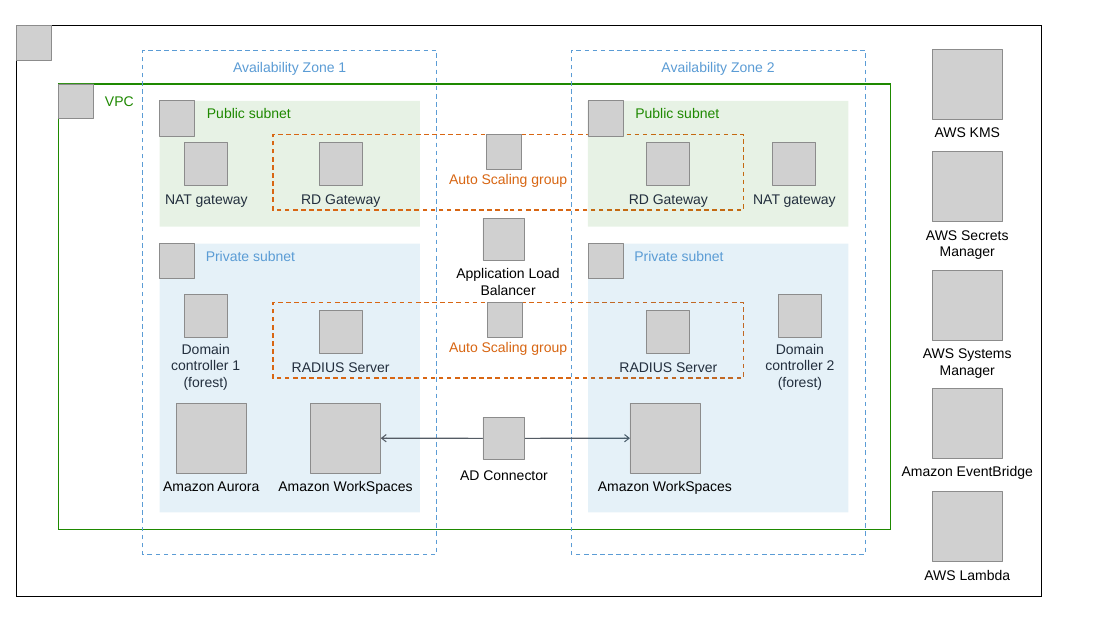
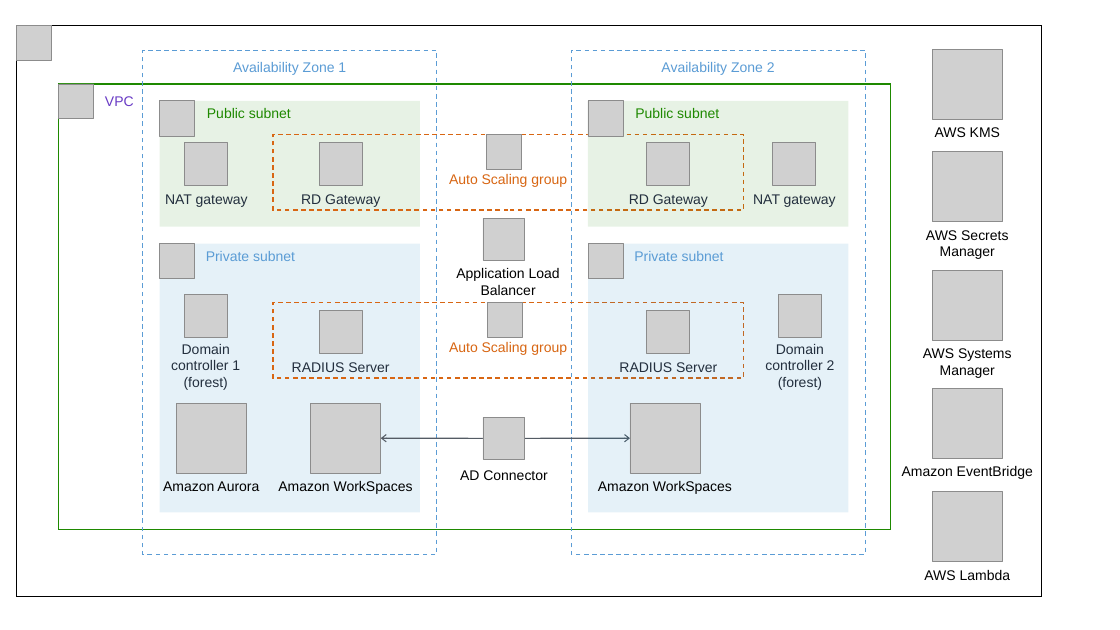
Before and after one commit to aws-quickstart/quickstart-freeradius-mfa-workspaces, a slide deck: slide 1 of docs/deployment_guide/images/freeradius-mfa-workspaces-architecture-diagram.pptx. Drawn at 1120x630 pixels with LibreOffice and Linux fonts; fonts in the diff are those of the drawing; grey boxes stand for pictures. Boxes give left, top, right and bottom in pixels: in the first picture for what was removed or moved away, otherwise in the second. Text is boxed around its words. In the diff, an @@ line names an element or a change of style, - is before the commit and + after.

```diff
--- a/docs/deployment_guide/images/freeradius-mfa-workspaces-architecture-diagram.pptx
+++ b/docs/deployment_guide/images/freeradius-mfa-workspaces-architecture-diagram.pptx
@@ rectangle "VPC" at [59,84,891,529]: text colour #1E8900 to #693BC5 @@
```
Also in this commit, not shown: 2 other slides changed, 3 other files.
